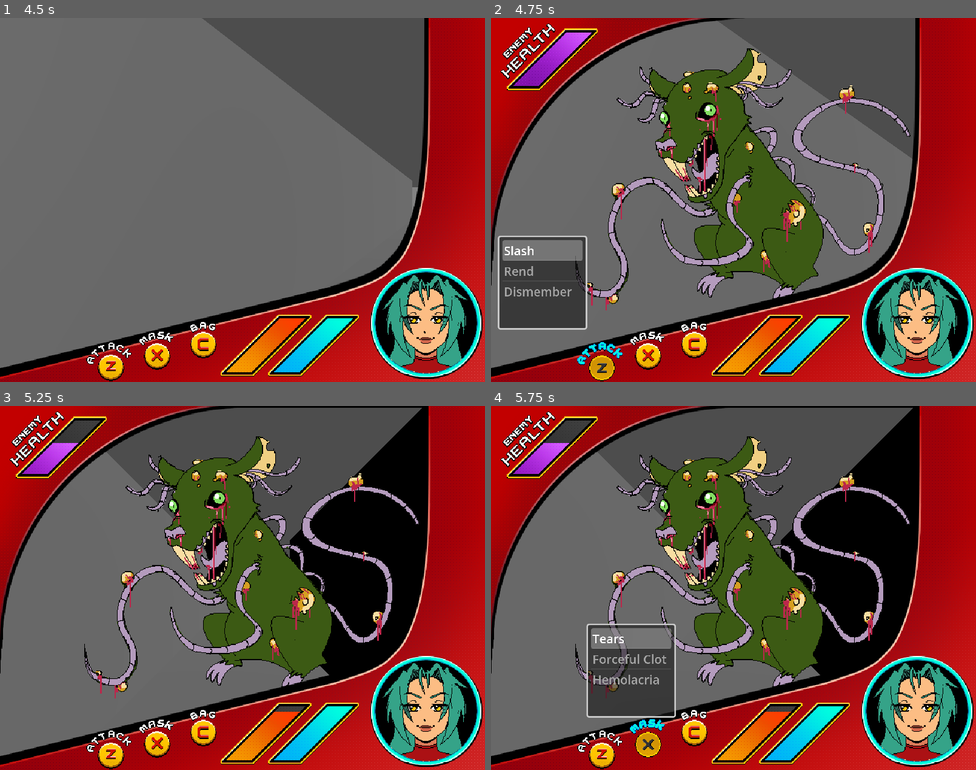
Above: before the commit, frames 1-4 (two rows, left to right).
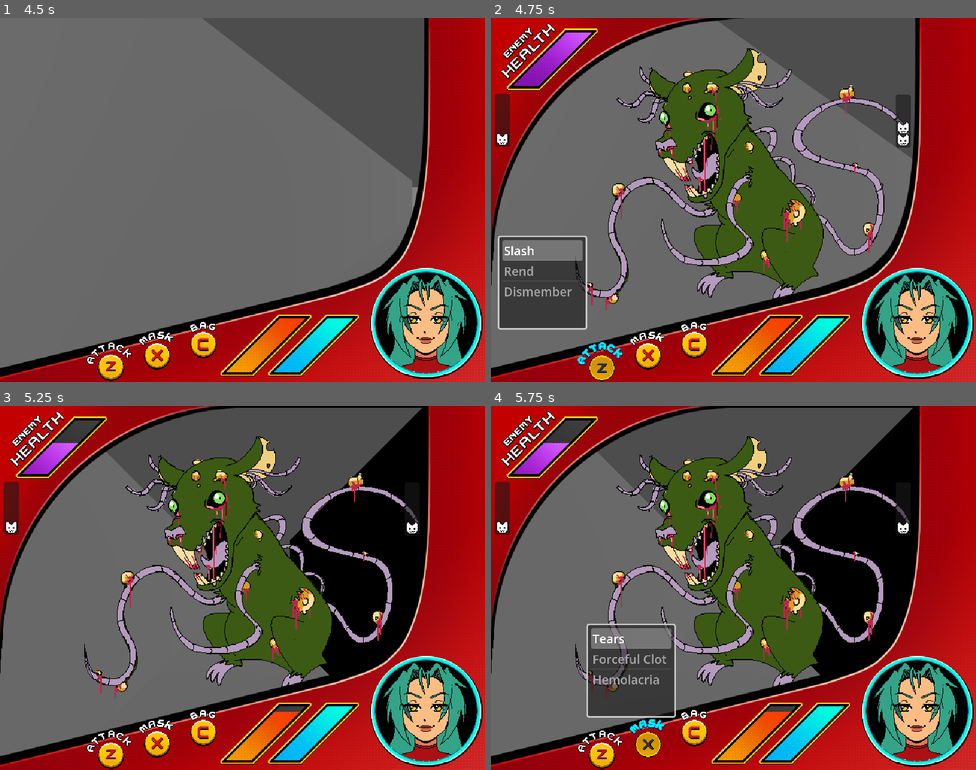
Above: after the commit, the same moments.

Repository: PotentiallyParadoxical/mask-breaker
Game: Godot game, scene res://world.tscn
Two runs of this game, one before a commit and one after it. Both use one fixed random seed, a clock stepped at 60 frames per second and the inputs below. The engine's default icon, where the game draws it, is replaced by a stand-in: a white triangle on a blue panel in a dark square.
Inputs (mouse positions are in pixels of both pictures, inside the frame that each line leads up to):
- Up to frame 1 (4.5 s): click (106, 360) at 0.5 s; click (155, 349) at 1.25 s; click (203, 338) at 2 s; tap Enter at 2.75 s; hold D (move_right) 2.78-3.53 s; tap Z (Attack) at 2.85 s; tap X (Magic) at 3.05, 3.6 s; hold S (move_back) 3.53-4.28 s; tap Q (Spawn) at 3.8 s; hold D (move_right) from 4.28 s (still down); hold Q (Spawn) from 4.28 s (still down)
- Up to frame 2 (4.75 s): keep holding D (move_right); keep holding Q (Spawn); tap Z (Attack) at 4.55 s
- Up to frame 3 (5.25 s): release D (move_right) at 5.03 s; release Q (Spawn) at 5.03 s; hold W (move_forward) from 5.03 s (still down); tap Z (Attack) at 5.1 s
- Up to frame 4 (5.75 s): keep holding W (move_forward); tap X (Magic) at 5.3 s

Frame 1 is identical in both runs. In frame 2, 0.9% of the frame differs, in the area x 0-87%, y 20-36%; in frame 3, 0.5%; in frame 4, 0.5%.

Commit message:
Press turn icons!

Diff:
--- a/control.gd
+++ b/control.gd
@@ -27,6 +27,8 @@
 	$"Assortment of Attacks".visible = false
 	$"Bag of the Items".visible = false
 	$"Top Bar".visible = false
+	$Eturn.visible = false
+	$Pturn.visible = false
 	#$Mask.visible = false
 	#$Attack.visible = false
 	$"List of Magiks".focus_mode = FOCUS_NONE
@@ -41,30 +43,46 @@
 	pass
 
 func update_values():
+	# Get enemy values
 	var echp: float = 100
 	var ehp: float = 100
 	if enemy:
 		echp = enemy["chp"]
 		ehp = enemy["hp"]
+	# Remove existing moves in menus
 	for i in range($"Assortment of Attacks".item_count):
 		$"Assortment of Attacks".remove_item(0)
 	for i in range($"List of Magiks".item_count):
 		$"List of Magiks".remove_item(0)
+	# Get player moveset
 	var moves = []
 	moves.append_array(player["moves"])
 	for i in range(level):
 		moves.append_array($Data.masks[mask]["moves"][i])
-
+	# Repopulate menu
 	for i in moves:
 		var m = $Data.moves[i]
 		if m["type"] == "phys":
 			$"Assortment of Attacks".add_item(m["name"])
 		else:
 			$"List of Magiks".add_item(m["name"])
+	# Set bars and labels
 	$"health holder/health/health content".position = Vector2(-71,71).lerp(Vector2.ZERO, min(1,player["chp"]/player["hp"]))
 	$"mana holder/mana/mana content".position = Vector2(-71,71).lerp(Vector2.ZERO, min(1,player["cmp"]/(player["mp"])))
 	$"Top Bar/enemy health holder/ehealth/ehealth content".position = Vector2(-71,71).lerp(Vector2.ZERO, min(1,echp/ehp))
 	$"Bag of the Items".set_item_text(0, "Keys: " + str(keys))
+	# Press turn system
+	$Pturn/HT1.visible = cplayer_turns % 2 == 1
+	$Pturn/T1.visible = cplayer_turns >= 2 and cplayer_turns % 2 == 0
+	$Pturn/T2.visible = cplayer_turns >= 3
+	$Pturn/T3.visible = cplayer_turns >= 5
+	$Pturn/T4.visible = cplayer_turns >= 7
+	# ---
+	$Eturn/HT1.visible = cenemy_turns % 2 == 1
+	$Eturn/T1.visible = cenemy_turns >= 2 and cenemy_turns % 2 == 0
+	$Eturn/T2.visible = cenemy_turns >= 3
+	$Eturn/T3.visible = cenemy_turns >= 5
+	$Eturn/T4.visible = cenemy_turns >= 7
 
 func do_attack(move: String) -> void:
 	# Nothing to do!
@@ -88,7 +106,7 @@
 		elif enemy_res == 0: cplayer_turns = 0
 		else: cplayer_turns -= 2
 	else: cplayer_turns -= 2
-
+	update_values()
 	print("Player press turns: " + str(cplayer_turns))
 
 	# React to death
@@ -212,13 +230,14 @@
 		$"../Player".in_combat = false
 		$Enemy.visible = false
 		$"Top Bar".visible = false
+		$Eturn.visible = false
+		$Pturn.visible = false
 		#$Mask.visible = false
 		#$Attack.visible = false
 		enemy = null
 	if player["chp"] <= 0: get_tree().quit()
 
 	#if event.is_action_released("move_left"):
-
 
 func spawn_enemy() -> void:
 	enemy = $"Data".entities["rattus1"].duplicate(true)
@@ -226,6 +245,8 @@
 	enemy["cmp"] = enemy["mp"]
 	$Enemy.visible = true
 	$"Top Bar".visible = true
+	$Eturn.visible = true
+	$Pturn.visible = true
 	#$Mask.visible = true
 	#$Attack.visible = true
 	$Enemy/Hl2StalkerScream.play()
--- a/control.tscn
+++ b/control.tscn
@@ -19,7 +19,9 @@
 [ext_resource type="Texture2D" uid="uid://dcypvhel4r728" path="res://Assets/Bar_Blue.png" id="15_ou021"]
 [ext_resource type="Texture2D" uid="uid://vj6537pfcuo0" path="res://Assets/Bar_Purple.png" id="16_3fl80"]
 [ext_resource type="Texture2D" uid="uid://bqakydduw8irw" path="res://Assets/EnemyHealth.png" id="17_8jbwv"]
-[ext_resource type="Script" uid="uid://d38s0tcvurpfc" path="res://data.gd" id="21_ou021"]
+[ext_resource type="Texture2D" uid="uid://dq12mkqt6kppr" path="res://Assets/pressturnerx2.png" id="21_3fl80"]
+[ext_resource type="Script" path="res://data.gd" id="21_ou021"]
+[ext_resource type="Texture2D" uid="uid://da58l47ymu5ly" path="res://Assets/halfbloodpressturnerx2.png" id="22_3fl80"]
 
 [node name="Control" type="Control" unique_id=1237587980]
 layout_mode = 3
@@ -219,3 +221,99 @@
 
 [node name="Data" type="Node" parent="." unique_id=1607417848]
 script = ExtResource("21_ou021")
+
+[node name="Eturn" type="Panel" parent="." unique_id=280706456]
+layout_mode = 0
+offset_left = 5.0
+offset_top = 100.0
+offset_right = 25.0
+offset_bottom = 170.0
+
+[node name="HT1" type="TextureRect" parent="Eturn" unique_id=1757902405]
+visible = false
+layout_mode = 0
+offset_left = 2.0
+offset_top = 52.0
+offset_right = 18.0
+offset_bottom = 68.0
+texture = ExtResource("22_3fl80")
+
+[node name="T1" type="TextureRect" parent="Eturn" unique_id=1726009779]
+layout_mode = 0
+offset_left = 2.0
+offset_top = 52.0
+offset_right = 18.0
+offset_bottom = 68.0
+texture = ExtResource("21_3fl80")
+
+[node name="T2" type="TextureRect" parent="Eturn" unique_id=1914842596]
+layout_mode = 0
+offset_left = 2.0
+offset_top = 36.0
+offset_right = 18.0
+offset_bottom = 52.0
+texture = ExtResource("21_3fl80")
+
+[node name="T3" type="TextureRect" parent="Eturn" unique_id=1195804616]
+layout_mode = 0
+offset_left = 2.0
+offset_top = 19.0
+offset_right = 18.0
+offset_bottom = 35.0
+texture = ExtResource("21_3fl80")
+
+[node name="T4" type="TextureRect" parent="Eturn" unique_id=784633488]
+layout_mode = 0
+offset_left = 2.0
+offset_top = 2.0
+offset_right = 18.0
+offset_bottom = 18.0
+texture = ExtResource("21_3fl80")
+
+[node name="Pturn" type="Panel" parent="." unique_id=1413441843]
+layout_mode = 0
+offset_left = 534.0
+offset_top = 101.0
+offset_right = 554.0
+offset_bottom = 171.0
+
+[node name="HT1" type="TextureRect" parent="Pturn" unique_id=2004442511]
+visible = false
+layout_mode = 0
+offset_left = 2.0
+offset_top = 52.0
+offset_right = 18.0
+offset_bottom = 68.0
+texture = ExtResource("22_3fl80")
+
+[node name="T1" type="TextureRect" parent="Pturn" unique_id=516178794]
+layout_mode = 0
+offset_left = 2.0
+offset_top = 52.0
+offset_right = 18.0
+offset_bottom = 68.0
+texture = ExtResource("21_3fl80")
+
+[node name="T2" type="TextureRect" parent="Pturn" unique_id=849666058]
+layout_mode = 0
+offset_left = 2.0
+offset_top = 36.0
+offset_right = 18.0
+offset_bottom = 52.0
+texture = ExtResource("21_3fl80")
+
+[node name="T3" type="TextureRect" parent="Pturn" unique_id=1467930007]
+layout_mode = 0
+offset_left = 2.0
+offset_top = 19.0
+offset_right = 18.0
+offset_bottom = 35.0
+texture = ExtResource("21_3fl80")
+
+[node name="T4" type="TextureRect" parent="Pturn" unique_id=1449197312]
+layout_mode = 0
+offset_left = 2.0
+offset_top = 2.0
+offset_right = 18.0
+offset_bottom = 18.0
+texture = ExtResource("21_3fl80")
Binary file added: Assets/halfbloodpressturnerx2.png
Not shown, added: Assets/halfbloodpressturnerx2.png.import
Binary file added: Assets/halfpressturnerx2_.png
Not shown, added: Assets/halfpressturnerx2_.png.import
Binary file added: Assets/pressturner.png
Not shown, added: Assets/pressturner.png.import
Binary file added: Assets/pressturnerx2.png
Not shown, added: Assets/pressturnerx2.png.import
Not shown: 1 places in control.tscn that only renumber resources
